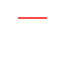
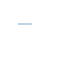
Before/after of a 64x64 layered artwork. What changed in the layer stack:
painted on "Layer 2" over [18, 17, 47, 25]
